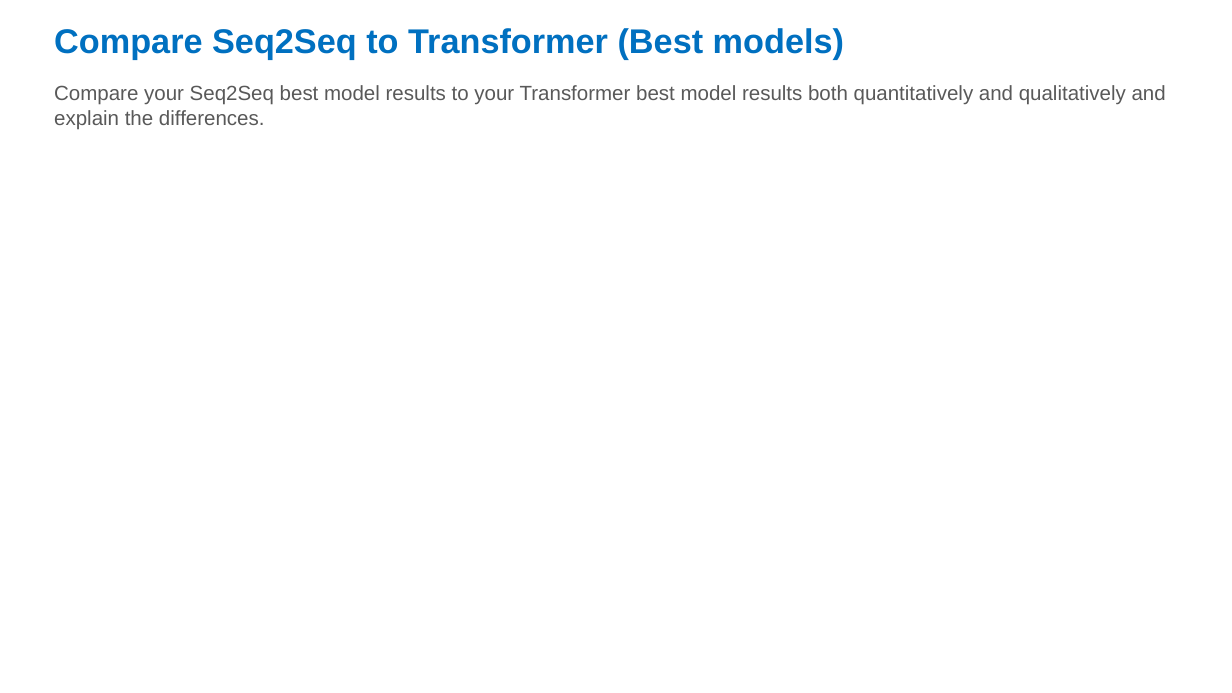
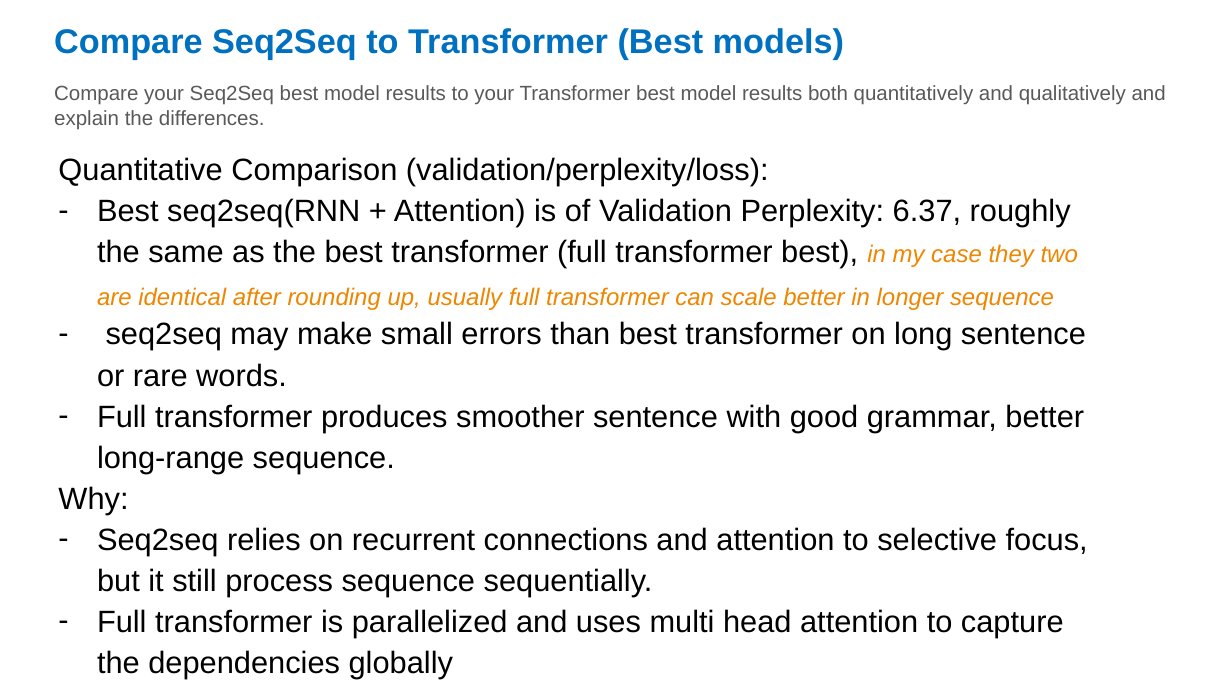
Before and after one commit to winniethebear424/DL, a slide deck: slide 15 of assignment3-nlp-template.pptx. Drawn at 1232x693 pixels with LibreOffice and Linux fonts; fonts in the diff are those of the drawing. Boxes give left, top, right and bottom in pixels: in the first picture for what was removed or moved away, otherwise in the second. Text is boxed around its words. In the diff, an @@ line names an element or a change of style, - is before the commit and + after.

```diff
--- a/assignment3-nlp-template.pptx
+++ b/assignment3-nlp-template.pptx
@@ text added at <box>58,157,1088,679</box>, 18 pt, text #000000 @@
+Quantitative Comparison (validation/perplexity/loss):
+– Best seq2seq(RNN + Attention) is of Validation Perplexity: 6.37, roughly the same as the best transformer (full transformer best), in my case they two are identical after rounding up, usually full transformer can scale better in longer sequence
+– seq2seq may make small errors than best transformer on long sentence or rare words.
+– Full transformer produces smoother sentence with good grammar, better long-range sequence.
+Why:
+– Seq2seq relies on recurrent connections and attention to selective focus, but it still process sequence sequentially.
+– Full transformer is parallelized and uses multi head attention to capture the dependencies globally
```
Also in this commit, not shown: 5 other slides changed.
